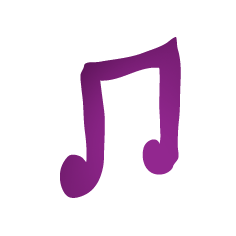
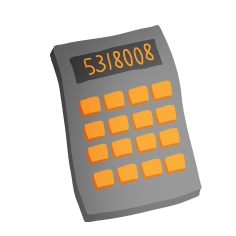
Two versions of the same layered image (236×236). Layer-by-layer changes:
added layer "Calque 1 copie 5" (overlay, 64%) above "Objet dynamique vectoriel" over [50,25,202,222]
added layer "Objet dynamique vectoriel" (1st of 6) above "Calque 1 copie 4" over [50,25,202,222]
added layer "Calque 1 copie 4" (overlay, 64%) above "Objet dynamique vectoriel" over [50,25,202,222]
added layer "Calque 1 copie 3" (overlay, 64%) above "Objet dynamique vectoriel" over [50,25,202,222]
hid "Objet dynamique vectoriel" (4th of 6) over [60,37,181,198]
